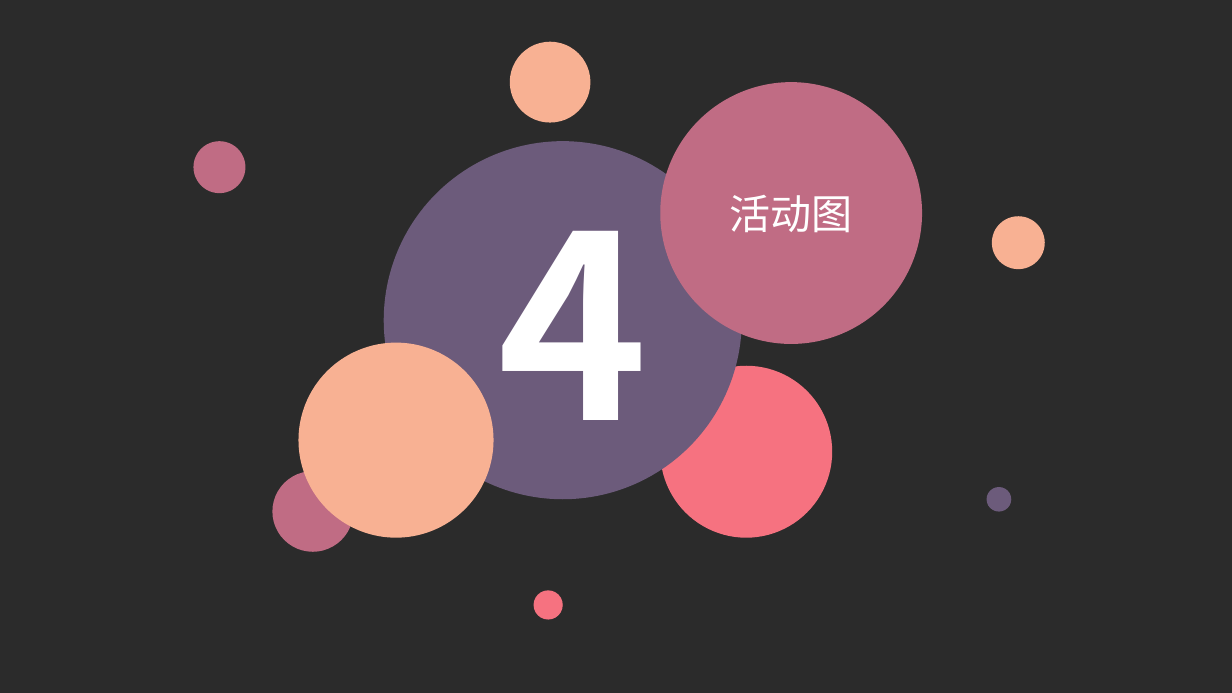
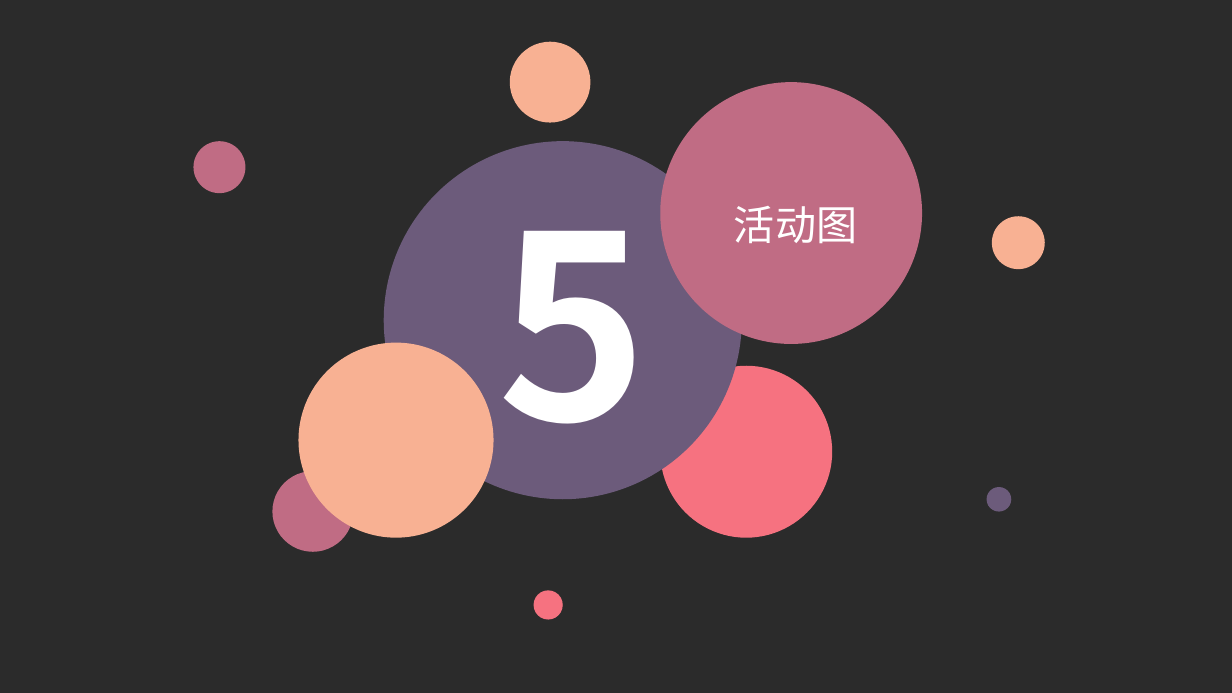
Before and after one commit to SRA2021-G04/project, a slide deck: slide 22 of 非受控文件/翻转课堂/SRA2021-G04-翻转课堂06.pptx (slide 18 before the commit). Drawn at 1232x693 pixels with LibreOffice and Linux fonts; fonts in the diff are those of the drawing; background and template pictures are left out; a plain dark background stands for a picture behind light text. Boxes give left, top, right and bottom in pixels: in the first picture for what was removed or moved away, otherwise in the second. Text is boxed around its words. In the diff, an @@ line names an element or a change of style, - is before the commit and + after.

```diff
--- a/非受控文件/翻转课堂/SRA2021-G04-翻转课堂06.pptx
+++ b/非受控文件/翻转课堂/SRA2021-G04-翻转课堂06.pptx
@@ text at (x1=498, y1=161, x2=649, y2=482): text changed @@
-4
+5
@@ text "活动图" moved from (x1=730, y1=195, x2=853, y2=232) to (x1=734, y1=206, x2=857, y2=243) @@
@@ text "活动图" at (x1=734, y1=206, x2=857, y2=243): alignment centre to left @@
```
Also in this commit, not shown: 21 other slides changed, 4 slides added.
